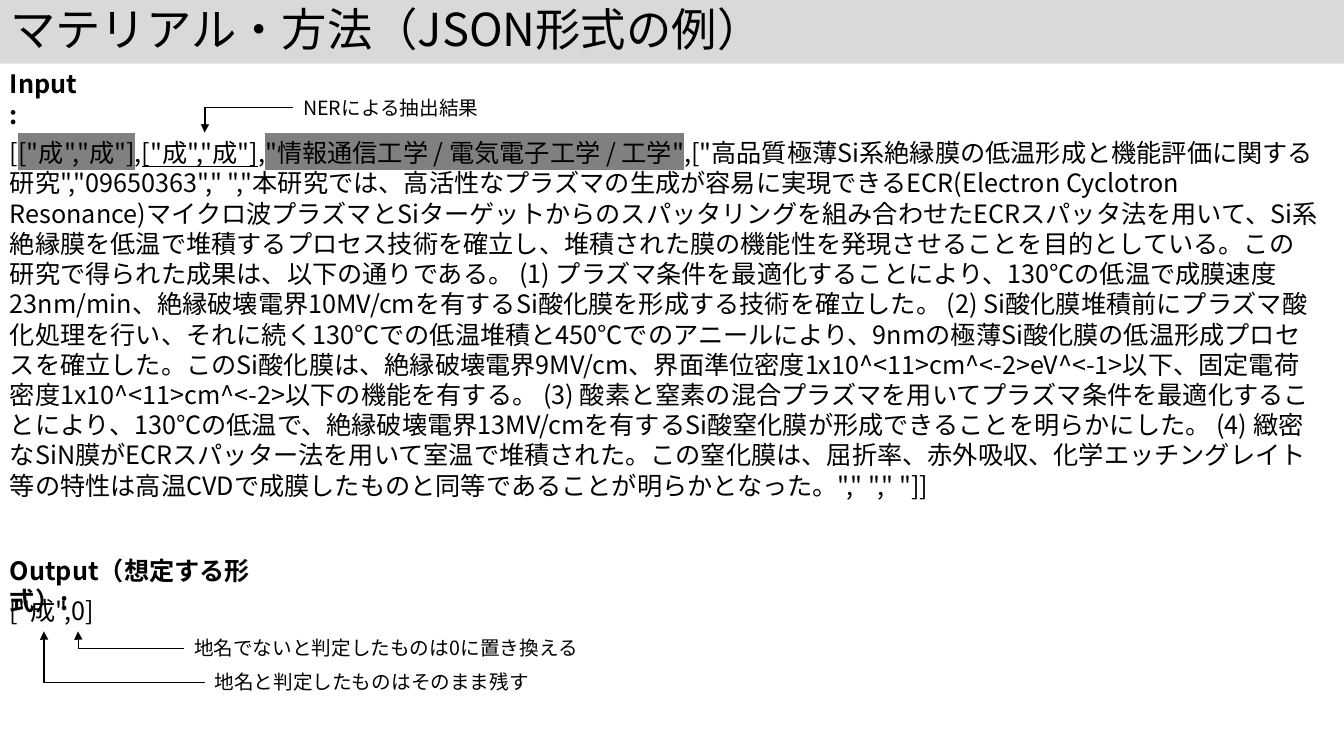
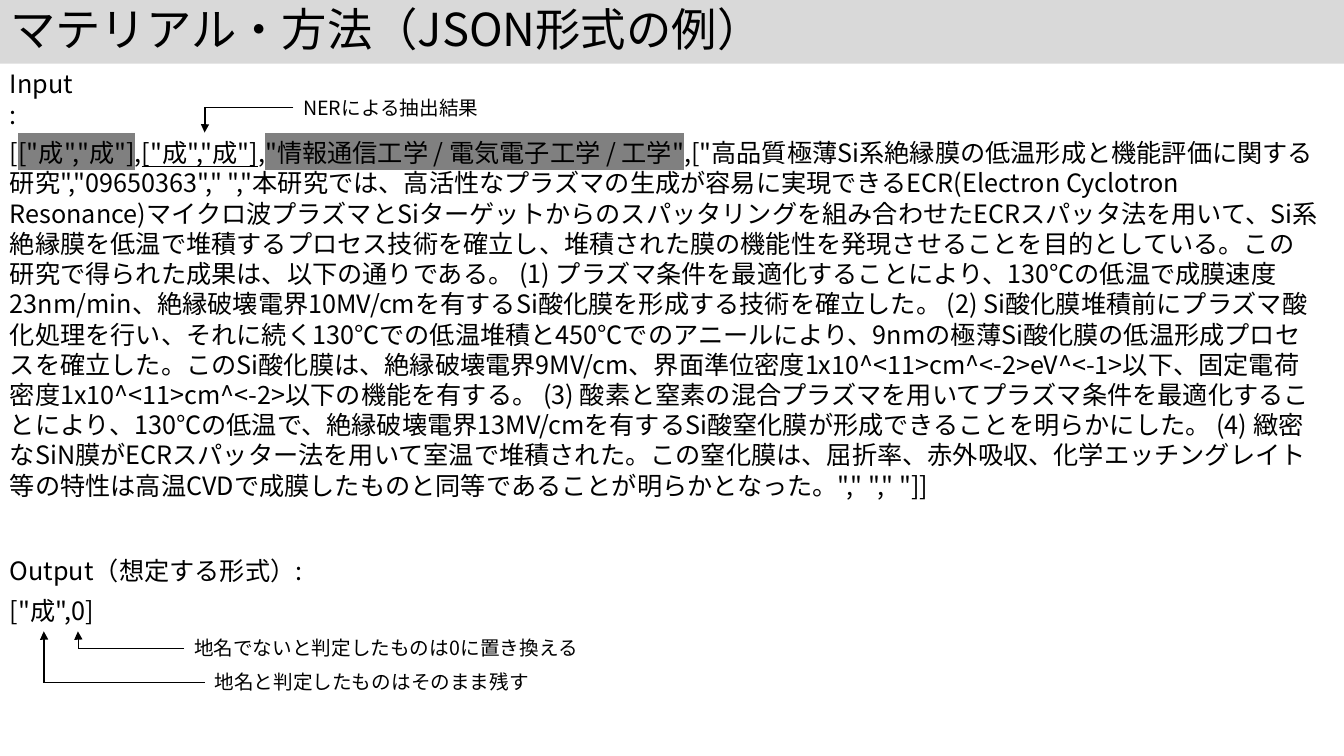
Before and after one commit to kouamano/nihongo-region-name-extract, a slide deck: slide 12 of jsik2026taikai.pptx. Drawn at 1344x756 pixels with LibreOffice and Linux fonts; fonts in the diff are those of the drawing. Boxes give left, top, right and bottom in pixels: in the first picture for what was removed or moved away, otherwise in the second. Text is boxed around its words. In the diff, an @@ line names an element or a change of style, - is before the commit and + after.

```diff
--- a/jsik2026taikai.pptx
+++ b/jsik2026taikai.pptx
@@ text "Input:" at <box>10,74,73,99</box>: bold off @@
@@ text "Output（想定する形式）:" at <box>10,558,303,586</box>: bold off @@
```
Also in this commit, not shown: 7 other slides changed, 1 slide added.
